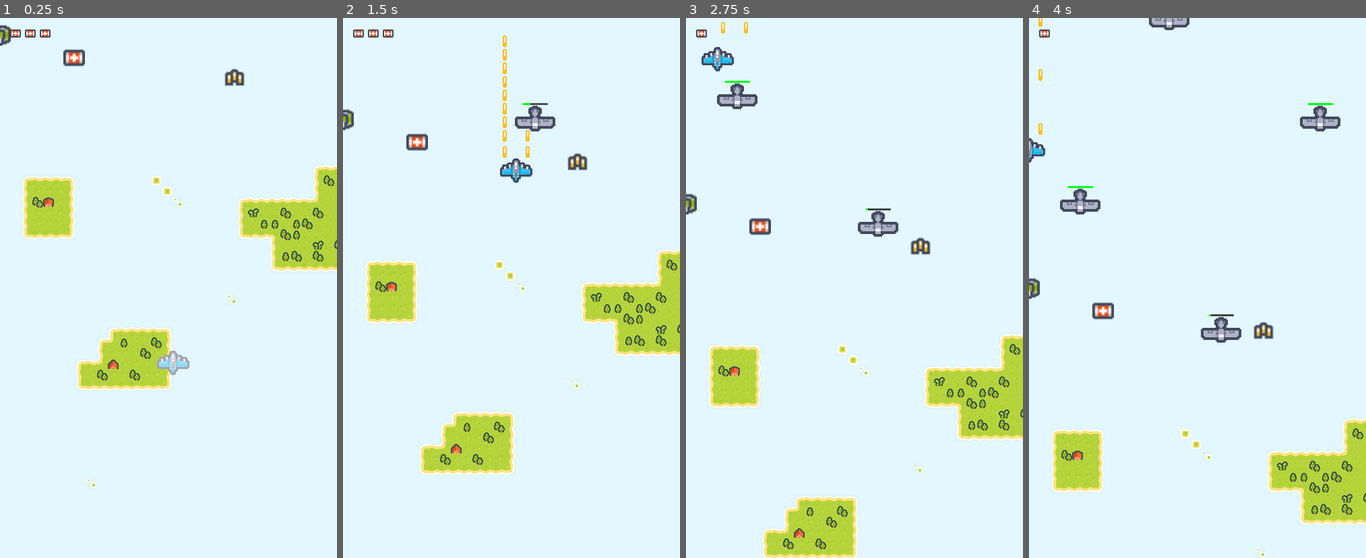
Above: before the commit, frames 1-4 (left to right).
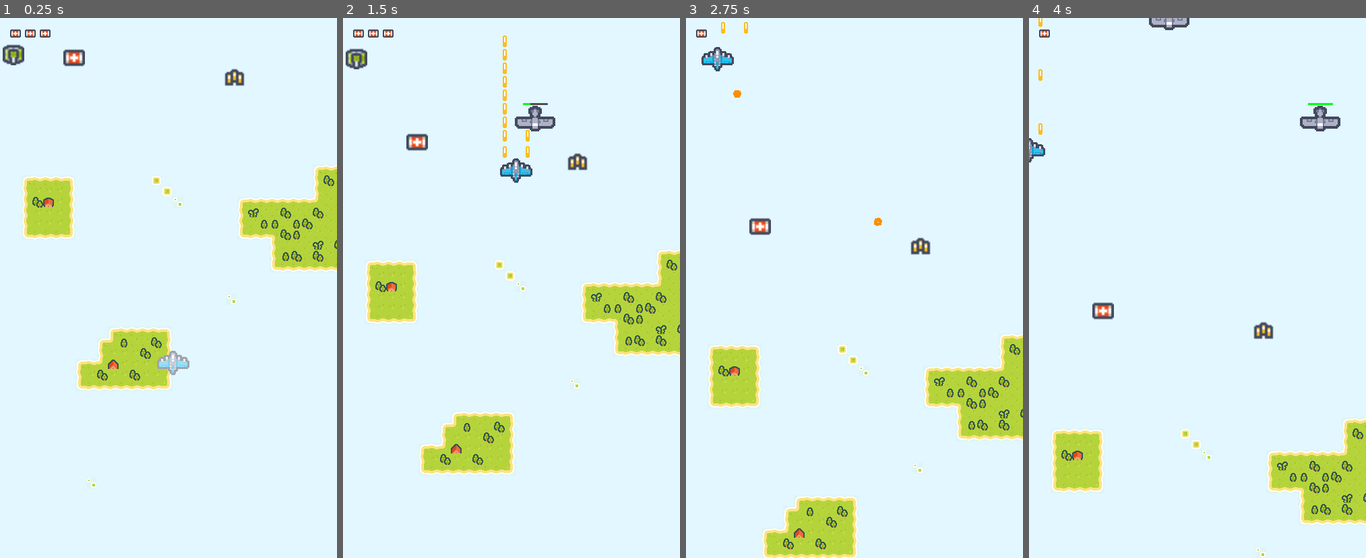
Above: after the commit, the same moments.

Repository: arisshu/BulletHell
Game: Godot game, scene res://Main Scenes/FirstLevel.tscn
The game is run twice, just before and just after one commit, with the same random seed, the same clock (stepped at 60 frames per second) and the same inputs.
Inputs:
- Up to frame 1 (0.25 s): no input
- Up to frame 2 (1.5 s): hold Space (shoot) 0.53-1.28 s; hold W (moveUp) from 0.53 s (still down); tap Space (shoot) at 1.35 s
- Up to frame 3 (2.75 s): release W (moveUp) at 2.03 s; hold A (moveLeft) from 2.03 s (still down); hold Space (shoot) from 2.03 s (still down)
- Up to frame 4 (4 s): release Space (shoot) at 2.78 s; tap Space (shoot) at 2.85 s; release A (moveLeft) at 3.53 s; hold S (moveDown) from 3.53 s (still down); hold Space (shoot) from 3.53 s (still down)

The runs differ from the first frame. In frame 1, 0.3% of the frame differs, in the area x 0-8%, y 1-9%; in frame 2, 0.3%; in frame 3, 0.9%, in the area x 0-63%, y 11-41%; in frame 4, 0.9%.

Commit message:
Fixed crashing when picking up destruction item on empty map

Diff:
--- a/AutoLoads/globalVar.gd
+++ b/AutoLoads/globalVar.gd
@@ -1,6 +1,3 @@
 extends Node
 
-var enemyOnCurrentScreen = []
-
-func getCurrentObjectOnScreen():
-	return enemyOnCurrentScreen
+var enemyOnCurrentScreen = {}
--- a/Items/PlaneDestruction.gd
+++ b/Items/PlaneDestruction.gd
@@ -19,6 +19,6 @@
 
 func _on_Item_area_entered(area):
 	if area is Player:
-		for plane in GlobalVar.enemyOnCurrentScreen:
+		for plane in GlobalVar.enemyOnCurrentScreen.values():
 			plane.selfDestruction()
 		queue_free()
--- a/Main Scenes/FirstLevel.tscn
+++ b/Main Scenes/FirstLevel.tscn
@@ -327,6 +327,8 @@
 position = Vector2( 348, 63 )
 
 [node name="PlaneDestruction" parent="." instance=ExtResource( 9 )]
+position = Vector2( 20, 53 )
+speed = 5.0
 
 [connection signal="timeout" from="L1/EnemySpawner/SpawnTimer" to="L1/EnemySpawner" method="_on_SpawnTimer_timeout"]
 [connection signal="timeout" from="L1/EnemySpawner2/SpawnTimer" to="L1/EnemySpawner2" method="_on_SpawnTimer_timeout"]
--- a/character/enemy/Enemy.gd
+++ b/character/enemy/Enemy.gd
@@ -19,7 +19,6 @@
 
 func _process(delta):
 	$ProgressBar.value = health
-	#print(GlobalVar.enemyOnCurrentScreen.size())
 
 func fire():
 	for child in firingPositions.get_children():
@@ -34,8 +33,8 @@
 		effect.global_position = global_position
 		get_tree().current_scene.add_child(effect)
 
+		GlobalVar.enemyOnCurrentScreen.erase(self.name)
 		queue_free()
-		GlobalVar.enemyOnCurrentScreen.remove(self.name)
 
 func selfDestruction():
 	var effect := plExplosion.instance()
@@ -46,6 +45,7 @@
 
 # Remove enemy when leaving the screen
 func _on_VisibilityNotifier2D_screen_exited():
+	GlobalVar.enemyOnCurrentScreen.erase(self.name)
 	queue_free()
 
 
@@ -54,4 +54,4 @@
 		area.damage(1)
 
 func _on_VisibilityNotifier2D_screen_entered():
-	GlobalVar.enemyOnCurrentScreen.append(self)
+	GlobalVar.enemyOnCurrentScreen[self.name] = self
